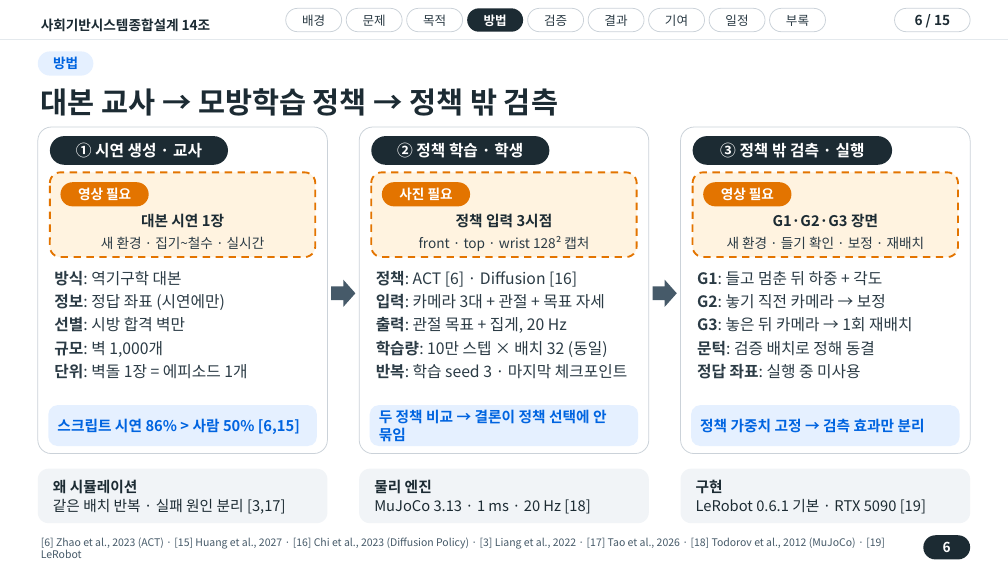
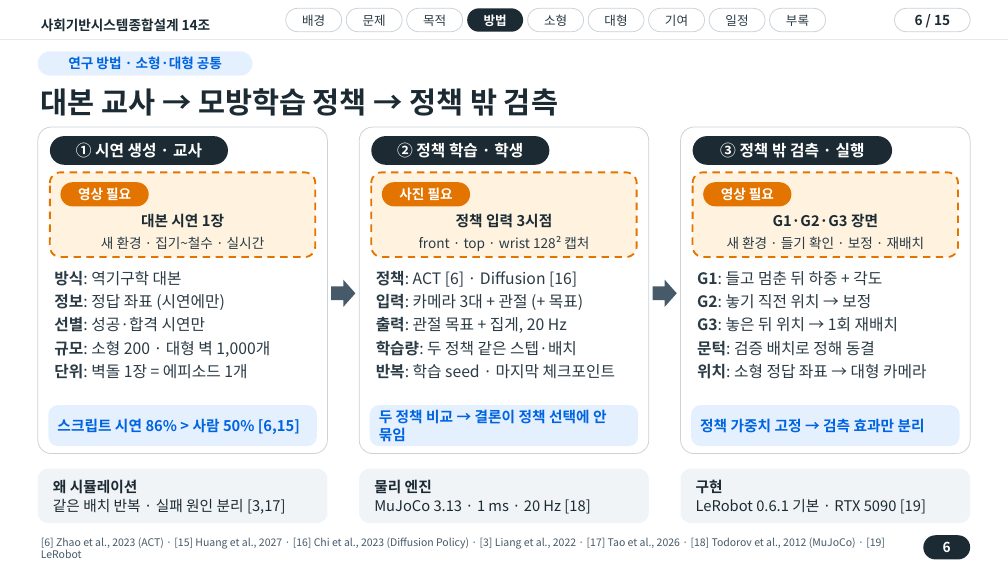
Before and after one commit to wonyoungjacob/masonry-IL-capstone, a slide deck: slide 6 of 01_사기설/진행보고/14조_진행회의_20261019.pptx. Drawn at 1008x567 pixels with LibreOffice and Linux fonts; fonts in the diff are those of the drawing. Boxes give left, top, right and bottom in pixels: in the first picture for what was removed or moved away, otherwise in the second. Text is boxed around its words. In the diff, an @@ line names an element or a change of style, - is before the commit and + after.

```diff
--- a/01_사기설/진행보고/14조_진행회의_20261019.pptx
+++ b/01_사기설/진행보고/14조_진행회의_20261019.pptx
@@ text in rounded rectangle at (x1=544, y1=14, x2=567, y2=26): text changed @@
-검증
+소형
@@ text in rounded rectangle at (x1=604, y1=14, x2=627, y2=26): text changed @@
-결과
+대형
@@ rounded rectangle "연구 방법 · 소형·대형 공통" resized from (x1=38, y1=51, x2=94, y2=76) to (x1=38, y1=51, x2=253, y2=76) @@
@@ text in rounded rectangle at (x1=68, y1=56, x2=222, y2=70): text changed @@
-방법
+연구 방법 · 소형·대형 공통
@@ text at (x1=376, y1=294, x2=583, y2=310): text changed @@
-입력: 카메라 3대 + 관절 + 목표 자세
+입력: 카메라 3대 + 관절 (+ 목표)
@@ text at (x1=697, y1=294, x2=898, y2=332): text changed @@
-G2: 놓기 직전 카메라 → 보정
-G3: 놓은 뒤 카메라 → 1회 재배치
+G2: 놓기 직전 위치 → 보정
+G3: 놓은 뒤 위치 → 1회 재배치
@@ text at (x1=54, y1=317, x2=270, y2=357): text changed @@
-선별: 시방 합격 벽만
-규모: 벽 1,000개
+선별: 성공·합격 시연만
+규모: 소형 200 · 대형 벽 1,000개
@@ text at (x1=376, y1=340, x2=615, y2=379): text changed @@
-학습량: 10만 스텝 × 배치 32 (동일)
-반복: 학습 seed 3 · 마지막 체크포인트
+학습량: 두 정책 같은 스텝·배치
+반복: 학습 seed · 마지막 체크포인트
@@ text at (x1=697, y1=364, x2=926, y2=379): text changed @@
-정답 좌표: 실행 중 미사용
+위치: 소형 정답 좌표 → 대형 카메라
```
Also in this commit, not shown: 12 other slides changed, 1 slide added, 1 slide removed, 4 other files.
